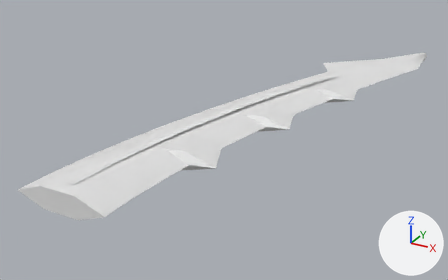
The glTF model godot/assets/waffen/modelle/messerklinge/t6_5.glb, before and after one commit.
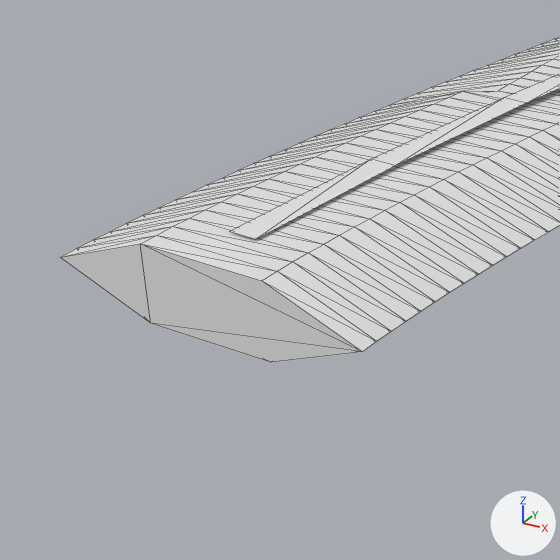
Old and new are each drawn whole from a 50 mm camera at (0.1427, -0.0535, 0.1078) aimed at (0.0088, 0.1899, -0.0139) and again close up on the part from 0% to 36% of the width and 41% to 99% of the height. Lighting does not change. The marker at lower right points along +X, +Y and +Z. The first two pictures are the older version. The close-ups show mesh edges as thin lines. Vertices at exactly the same position are counted once.

Before the edit, the objects in view are built like this:
```python
me_messerklinge_t6_5 = bpy.data.meshes.new('messerklinge_t6_5')
me_messerklinge_t6_5.from_pydata(...)  # 697 vertices, 1350 faces; spans x -0.02..0.073, y 0.086..0.338, z -0.005..0.005
# faces by material slot: [1318, 32]
me_messerklinge_t6_5.materials.append(mat_klinge)  # white #e7e7e7
me_messerklinge_t6_5.materials.append(mat_leucht)  # white #e7e7e7
ob_messerklinge_t6_5 = bpy.data.objects.new('messerklinge_t6_5', me_messerklinge_t6_5)
ob_messerklinge_t6_5.location = (0.0, 0.0, 0.0)
```
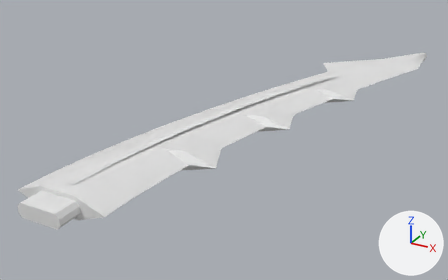
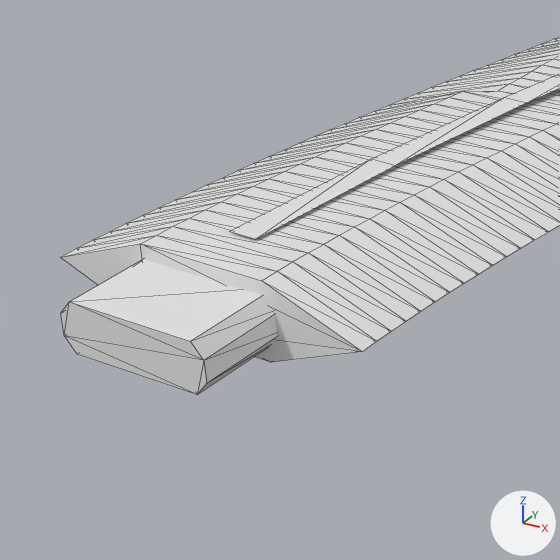
The change, as JSON lines over the scene's bpy script:
```json
{"op": "add", "block": "mat_beschlag", "code": ["mat_beschlag = principled_material('beschlag')", "mat_beschlag.base_color = (0.8, 0.8, 0.8)  # white #e7e7e7"]}
{"block": "me_messerklinge_t6_5", "where": "# used by ob_messerklinge_t6_5; location = (0.0, 0.0, 0.0)"}
{"op": "remove", "block": "me_messerklinge_t6_5", "code": "me_messerklinge_t6_5.from_pydata(...)  # 697 vertices, 1350 faces; spans x -0.02..0.073, y 0.086..0.338, z -0.005..0.005"}
{"op": "add", "block": "me_messerklinge_t6_5", "code": "me_messerklinge_t6_5.from_pydata(...)  # 713 vertices, 1378 faces; spans x -0.02..0.073, y 0.076..0.338, z -0.005..0.005"}
{"block": "me_messerklinge_t6_5", "change": "me_messerklinge_t6_5 part 1: a new loose piece of 16 vertices spanning x -0.009..0.009, y 0.076..0.088, z -0.003..0.003, in mat_beschlag (white #e7e7e7)"}
{"op": "add", "block": "me_messerklinge_t6_5", "code": "me_messerklinge_t6_5.materials.append(mat_beschlag)  # white #e7e7e7"}
```

Boxes (x1, y1, x2, y2) around the edits, measured in the close-ups (560 x 560 px):
```json
{"object": "messerklinge_t6_5", "change": "reshaped", "before": [60, 37, 560, 362], "after": [60, 37, 560, 395]}
{"part": 1, "of": "me_messerklinge_t6_5", "change": "added", "after": [61, 259, 278, 395]}
```
